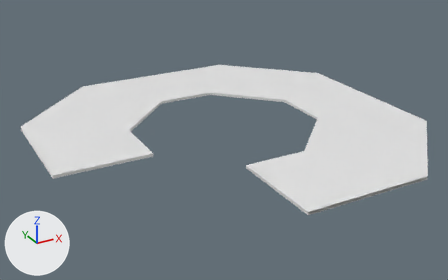
Before and after pictures for a commit that changed the FBX model LaboratoryEscapeGame/Assets/Resources/fbx/map/FloorOpen.fbx.
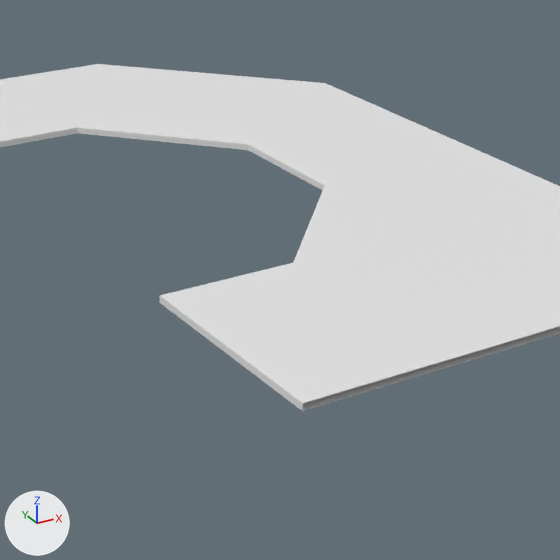
There are two pictures of each version: one whole from a camera (50 mm lens) standing at (-8.16, -10.53, 7.7) and looking at (0.85, 5.86, -0.5), one close up on the part from 39% to 94% of the width and 13% to 100% of the height. Lighting does not change. The marker at lower left points along +X, +Y and +Z.

Names of what the first close-up shows: 'FloorOpen'.
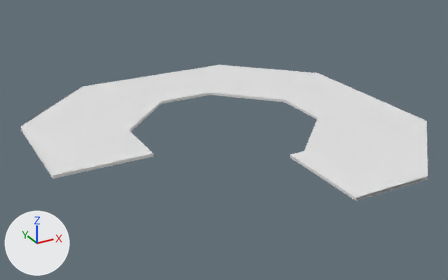
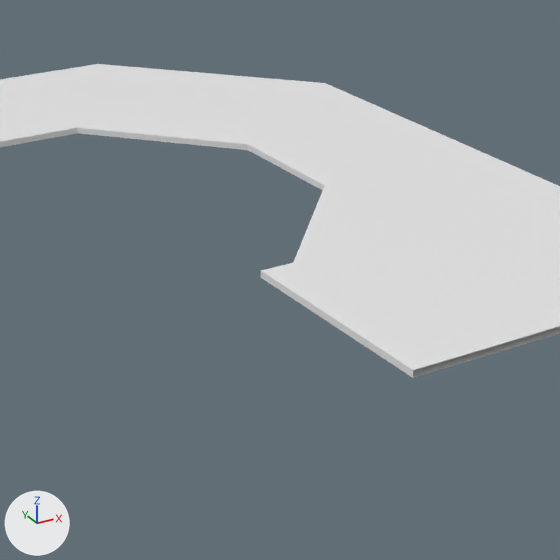
Pixel boxes [x1, y1, x2, y2] of what changed, in the close-ups (560 x 560 px; the box of a moved part takes in the faces that stretch with it):
'FloorOpen', reshaped
    before: [0, 64, 560, 411]
    after: [0, 64, 560, 378]
part 1 of me_plane_042, moved or reshaped
    before: [159, 263, 448, 411]
    after: [261, 263, 448, 378]

Patch to the scene script:
```diff
--- a/LaboratoryEscapeGame/Assets/Resources/fbx/map/FloorOpen.fbx.py
+++ b/LaboratoryEscapeGame/Assets/Resources/fbx/map/FloorOpen.fbx.py
@@ me_plane_042 @@
 me_plane_042.from_pydata(...)  # 50 vertices, 41 faces; spans x -4.96..6.96, y 0.04..11.96, z -0.1..0.0
 # used by ob_flooropen; location = (0.0, 0.0, 0.0)
 # before: 4 (0.0, 0.04, 0.0) at pixel (302, 403), 21 (0.0, 3.01, 0.0) at pixel (159, 295), 29 (0.0, 0.04, -0.1) at pixel (302, 411), 41 (0.0, 3.01, -0.1) at pixel (159, 302)
+# me_plane_042 part 1
+for i in [4, 21, 29, 41]: me_plane_042.vertices[i].co += Vector((1.5, 0.0, 0.0))
 me_plane_042.materials.append(mat_tiles)
```
